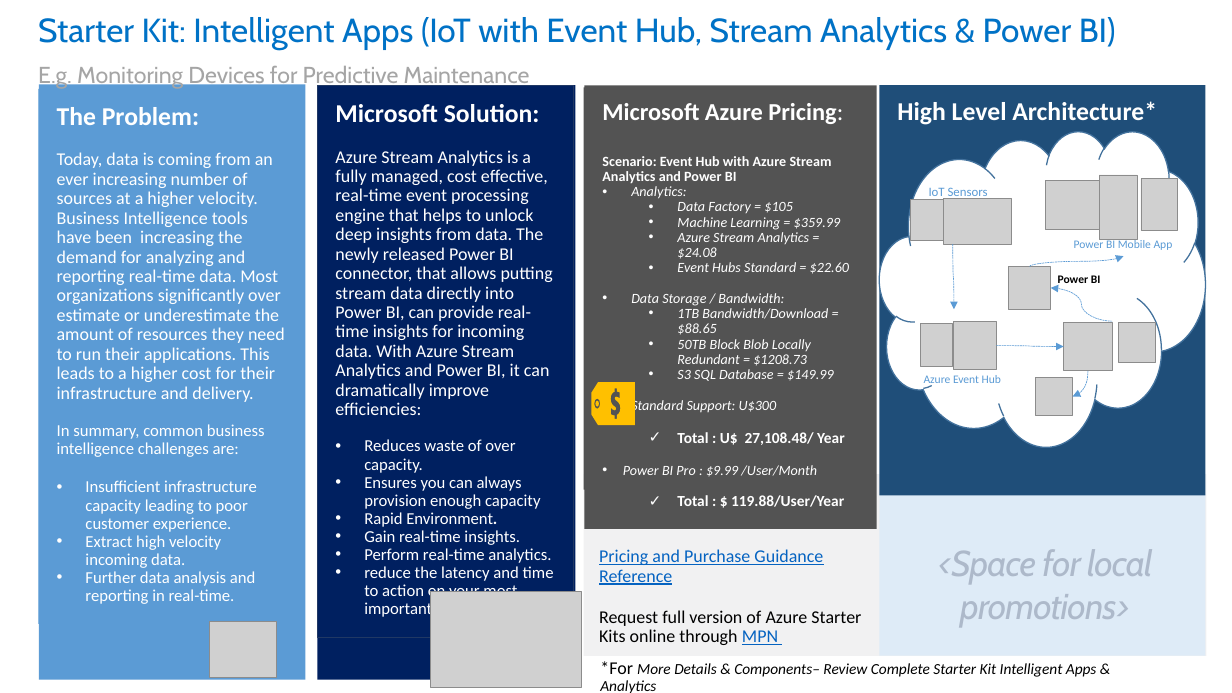
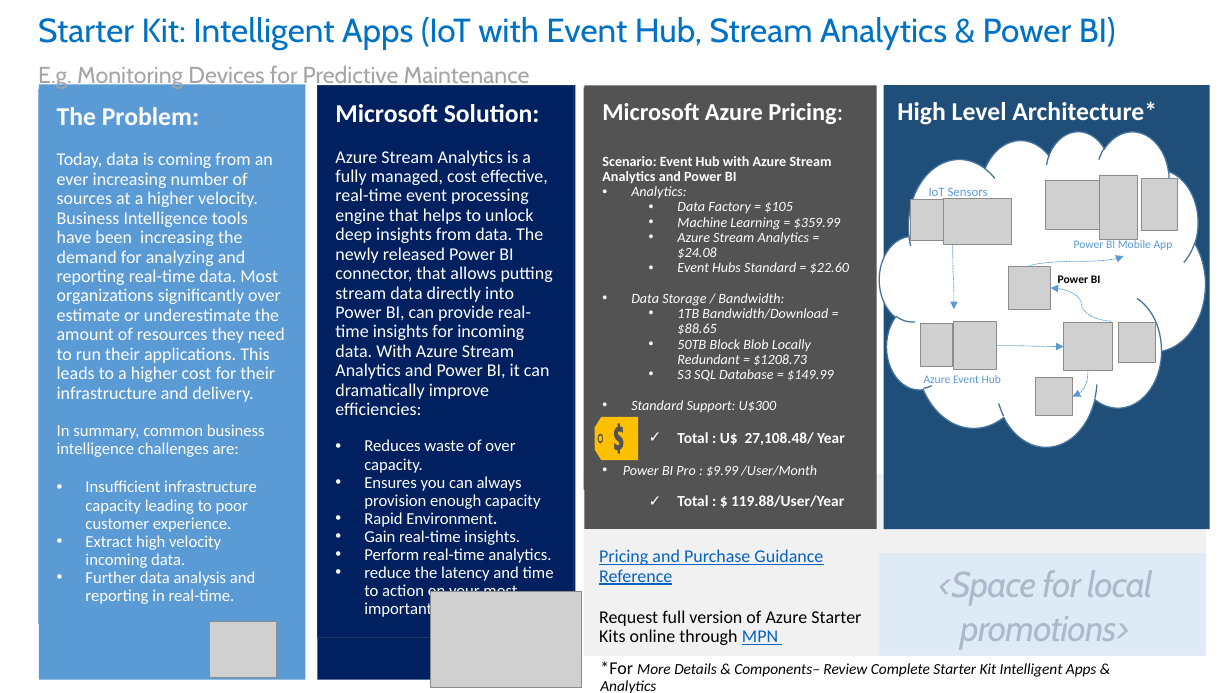
Before and after one commit to kulado/azure-starterkits, a slide deck: slide 1 of Content/Starter Kit - Intelligent Apps & Analytics/0 - Starter Kit - Intelligent Apps & Analytics.pptx (slide 3 before the commit). Drawn at 1232x693 pixels with LibreOffice and Linux fonts; fonts in the diff are those of the drawing; grey boxes stand for pictures. Boxes give left, top, right and bottom in pixels: in the first picture for what was removed or moved away, otherwise in the second. Text is boxed around its words. In the diff, an @@ line names an element or a change of style, - is before the commit and + after.

```diff
--- a/Content/Starter Kit - Intelligent Apps & Analytics/0 - Starter Kit - Intelligent Apps & Analytics.pptx
+++ b/Content/Starter Kit - Intelligent Apps & Analytics/0 - Starter Kit - Intelligent Apps & Analytics.pptx
@@ rectangle: place and size @@
-rectangle at bbox=[879, 85, 1206, 496]
+rectangle at bbox=[884, 85, 1210, 529]
@@ freeform shape: place and size @@
-freeform shape at bbox=[592, 383, 635, 426]
+freeform shape at bbox=[595, 417, 639, 460]
@@ rectangle "<Space for local promotions>": place and size @@
-rectangle "<Space for local promotions>" at bbox=[880, 494, 1206, 656]
+rectangle "<Space for local promotions>" at bbox=[880, 553, 1206, 655]
```
Also in this commit, not shown: 3 other slides changed, 15 other files.
